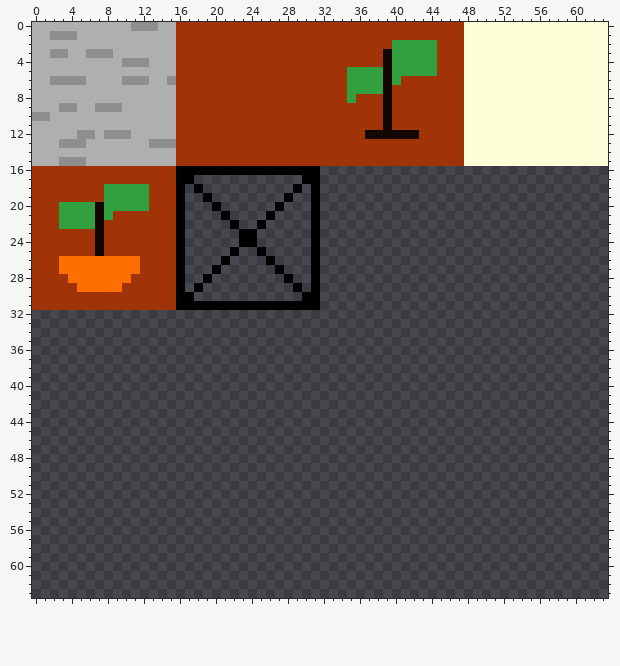
Edited in one commit: pixel-art sprite (assets/image/tileset.png). Above is the file before it was changed.
The file is 64x64 pixels.
And afterwards:
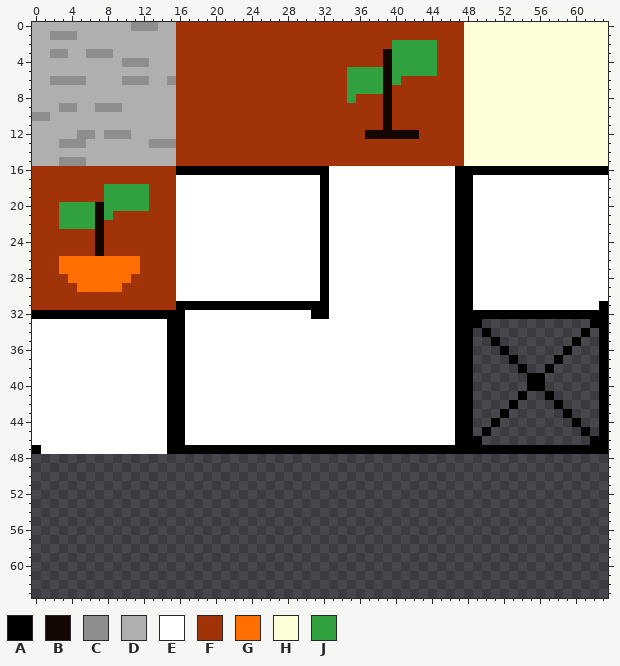
Palette (. is transparent): A #000000  B #140601  C #8e8e8e  D #afafaf  E #ffffff  F #a03308  G #ff6e00  H #fcffd7  J #31a03f
Difference:
Changed rows in their new state; - is an unchanged pixel.
first column x 0:
16 --------------------------------AEEEEEEEEEEEEEEAAAAAAAAAAAAAAAAA
17 ----------------EEEEEEEEEEEEEEEEAEEEEEEEEEEEEEEAAEEEEEEEEEEEEEEE
18 ----------------EEEEEEEEEEEEEEEEAEEEEEEEEEEEEEEAAEEEEEEEEEEEEEEE
19 ----------------EEEEEEEEEEEEEEEEAEEEEEEEEEEEEEEAAEEEEEEEEEEEEEEE
20 ----------------EEEEEEEEEEEEEEEEAEEEEEEEEEEEEEEAAEEEEEEEEEEEEEEE
21 ----------------EEEEEEEEEEEEEEEEAEEEEEEEEEEEEEEAAEEEEEEEEEEEEEEE
22 ----------------EEEEEEEEEEEEEEEEAEEEEEEEEEEEEEEAAEEEEEEEEEEEEEEE
23 ----------------EEEEEEEEEEEEEEEEAEEEEEEEEEEEEEEAAEEEEEEEEEEEEEEE
24 ----------------EEEEEEEEEEEEEEEEAEEEEEEEEEEEEEEAAEEEEEEEEEEEEEEE
25 ----------------EEEEEEEEEEEEEEEEAEEEEEEEEEEEEEEAAEEEEEEEEEEEEEEE
26 ----------------EEEEEEEEEEEEEEEEAEEEEEEEEEEEEEEAAEEEEEEEEEEEEEEE
27 ----------------EEEEEEEEEEEEEEEEAEEEEEEEEEEEEEEAAEEEEEEEEEEEEEEE
28 ----------------EEEEEEEEEEEEEEEEAEEEEEEEEEEEEEEAAEEEEEEEEEEEEEEE
29 ----------------EEEEEEEEEEEEEEEEAEEEEEEEEEEEEEEAAEEEEEEEEEEEEEEE
30 ----------------EEEEEEEEEEEEEEEEAEEEEEEEEEEEEEEAAEEEEEEEEEEEEEEE
31 --------------------------------AEEEEEEEEEEEEEEAAEEEEEEEEEEEEEEA
32 AAAAAAAAAAAAAAAAAEEEEEEEEEEEEEEAAEEEEEEEEEEEEEEAAAAAAAAAAAAAAAAA
33 EEEEEEEEEEEEEEEAAEEEEEEEEEEEEEEEEEEEEEEEEEEEEEEAAA------------AA
34 EEEEEEEEEEEEEEEAAEEEEEEEEEEEEEEEEEEEEEEEEEEEEEEAA-A----------A-A
35 EEEEEEEEEEEEEEEAAEEEEEEEEEEEEEEEEEEEEEEEEEEEEEEAA--A--------A--A
36 EEEEEEEEEEEEEEEAAEEEEEEEEEEEEEEEEEEEEEEEEEEEEEEAA---A------A---A
37 EEEEEEEEEEEEEEEAAEEEEEEEEEEEEEEEEEEEEEEEEEEEEEEAA----A----A----A
38 EEEEEEEEEEEEEEEAAEEEEEEEEEEEEEEEEEEEEEEEEEEEEEEAA-----A--A-----A
39 EEEEEEEEEEEEEEEAAEEEEEEEEEEEEEEEEEEEEEEEEEEEEEEAA------AA------A
40 EEEEEEEEEEEEEEEAAEEEEEEEEEEEEEEEEEEEEEEEEEEEEEEAA------AA------A
41 EEEEEEEEEEEEEEEAAEEEEEEEEEEEEEEEEEEEEEEEEEEEEEEAA-----A--A-----A
42 EEEEEEEEEEEEEEEAAEEEEEEEEEEEEEEEEEEEEEEEEEEEEEEAA----A----A----A
43 EEEEEEEEEEEEEEEAAEEEEEEEEEEEEEEEEEEEEEEEEEEEEEEAA---A------A---A
44 EEEEEEEEEEEEEEEAAEEEEEEEEEEEEEEEEEEEEEEEEEEEEEEAA--A--------A--A
45 EEEEEEEEEEEEEEEAAEEEEEEEEEEEEEEEEEEEEEEEEEEEEEEAA-A----------A-A
46 EEEEEEEEEEEEEEEAAEEEEEEEEEEEEEEEEEEEEEEEEEEEEEEAAA------------AA
47 AEEEEEEEEEEEEEEAAAAAAAAAAAAAAAAAAAAAAAAAAAAAAAAAAAAAAAAAAAAAAAAA
